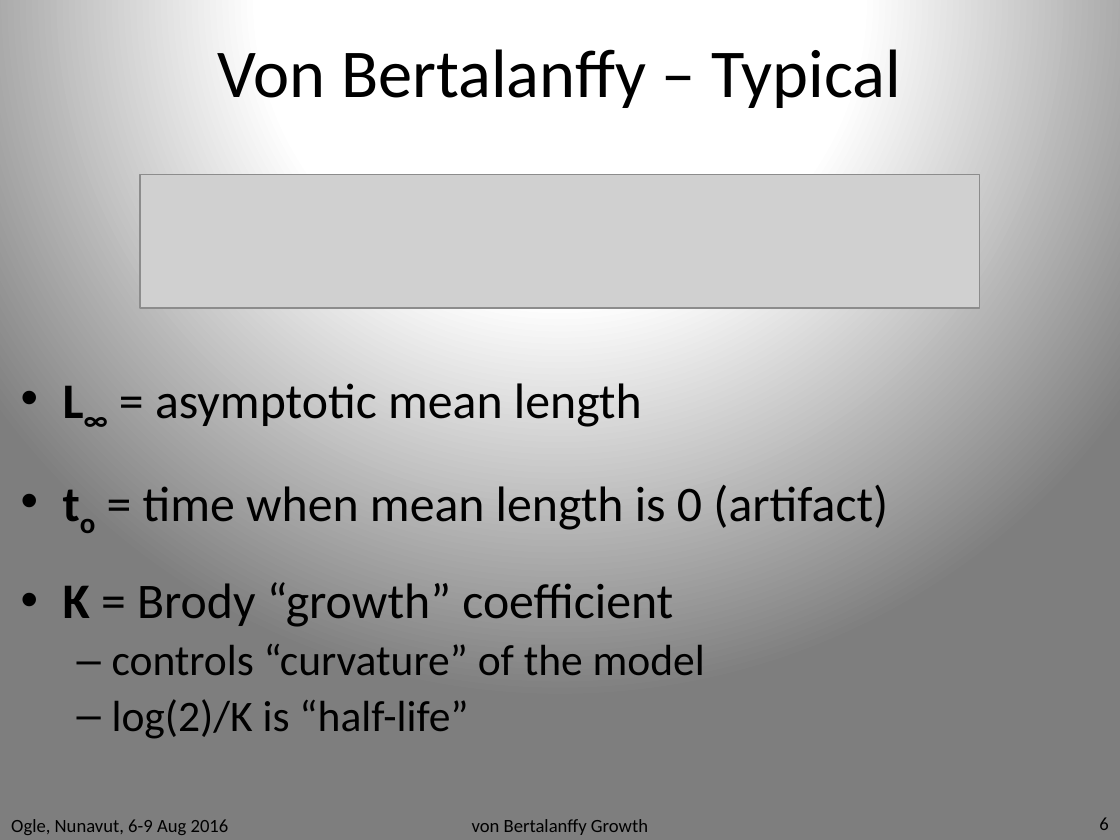
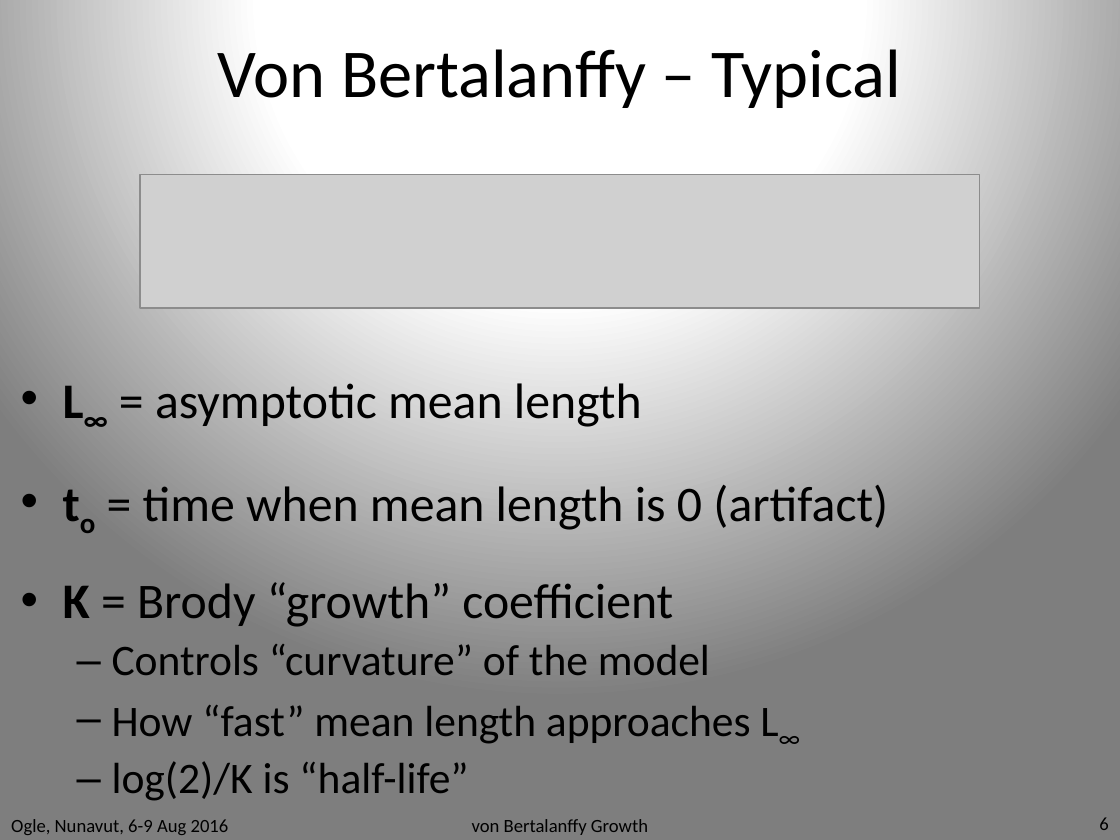
Before and after one commit to droglenc/RcourseNunavut2016, a slide deck: slide 6 of Slides/VBGF1.pptx. Drawn at 1120x840 pixels with LibreOffice and Linux fonts; fonts in the diff are those of the drawing; grey boxes stand for pictures. Boxes give left, top, right and bottom in pixels: in the first picture for what was removed or moved away, otherwise in the second. Text is boxed around its words. In the diff, an @@ line names an element or a change of style, - is before the commit and + after.

```diff
--- a/Slides/VBGF1.pptx
+++ b/Slides/VBGF1.pptx
@@ text at [112, 644, 778, 744]: text changed @@
-  – controls “curvature” of the model
+  – Controls “curvature” of the model
+  – How “fast” mean length approaches L∞
```
Also in this commit, not shown: 1 other slide changed, 39 other files.
